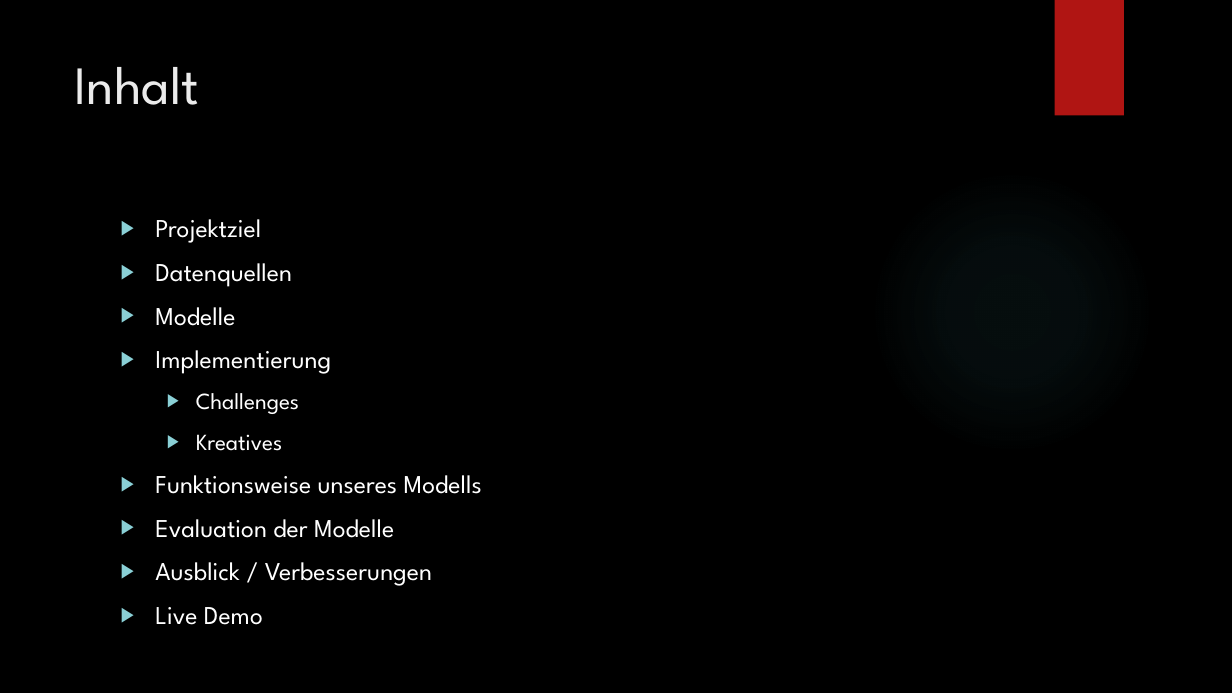
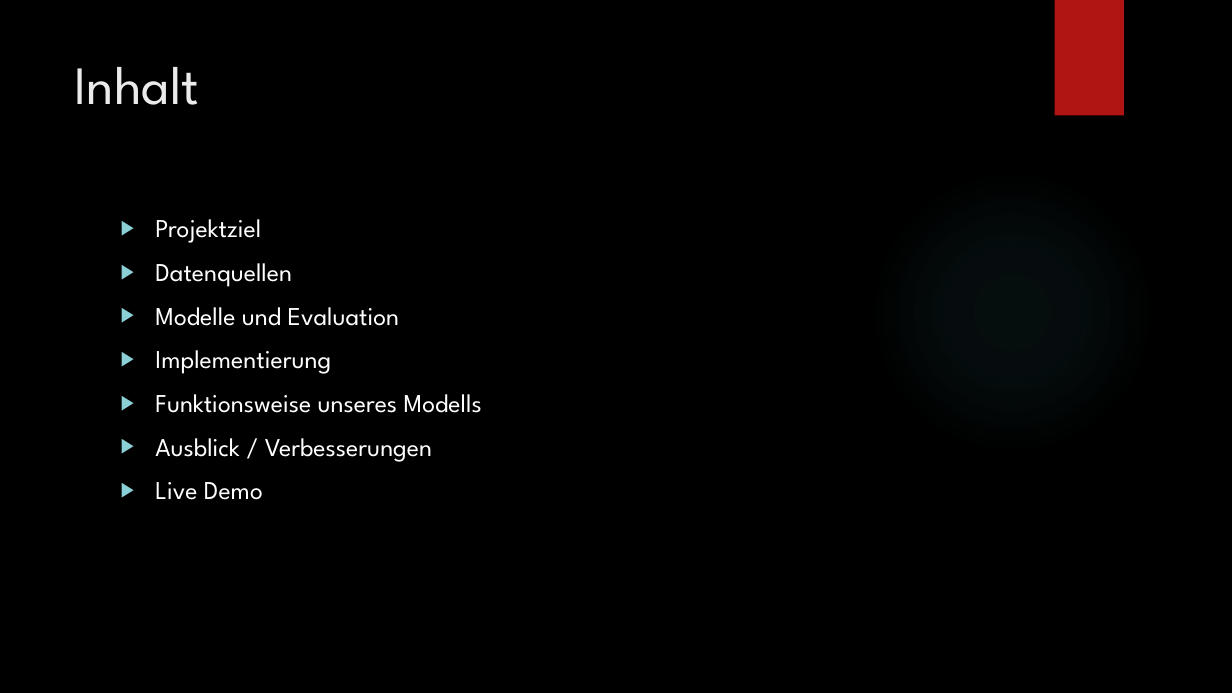
Before and after one commit to lukasbach00/stonktogether, a slide deck: slide 2 of NLP Präsentation.pptx. Drawn at 1232x693 pixels with LibreOffice and Linux fonts; fonts in the diff are those of the drawing; background and template pictures are left out. Boxes give left, top, right and bottom in pixels: in the first picture for what was removed or moved away, otherwise in the second. Text is boxed around its words. In the diff, an @@ line names an element or a change of style, - is before the commit and + after.

```diff
--- a/NLP Präsentation.pptx
+++ b/NLP Präsentation.pptx
@@ text at [155,307,400,326]: text changed @@
-▶ Modelle
+▶ Modelle und Evaluation
@@ text at [196,393,299,451]: paragraphs removed @@
-  ▶ Challenges
-  ▶ Kreatives
@@ text at [155,519,394,538]: paragraph removed @@
-▶ Evaluation der Modelle
```
Also in this commit, not shown: 7 other slides changed, 2 slides removed, 1 other file.
